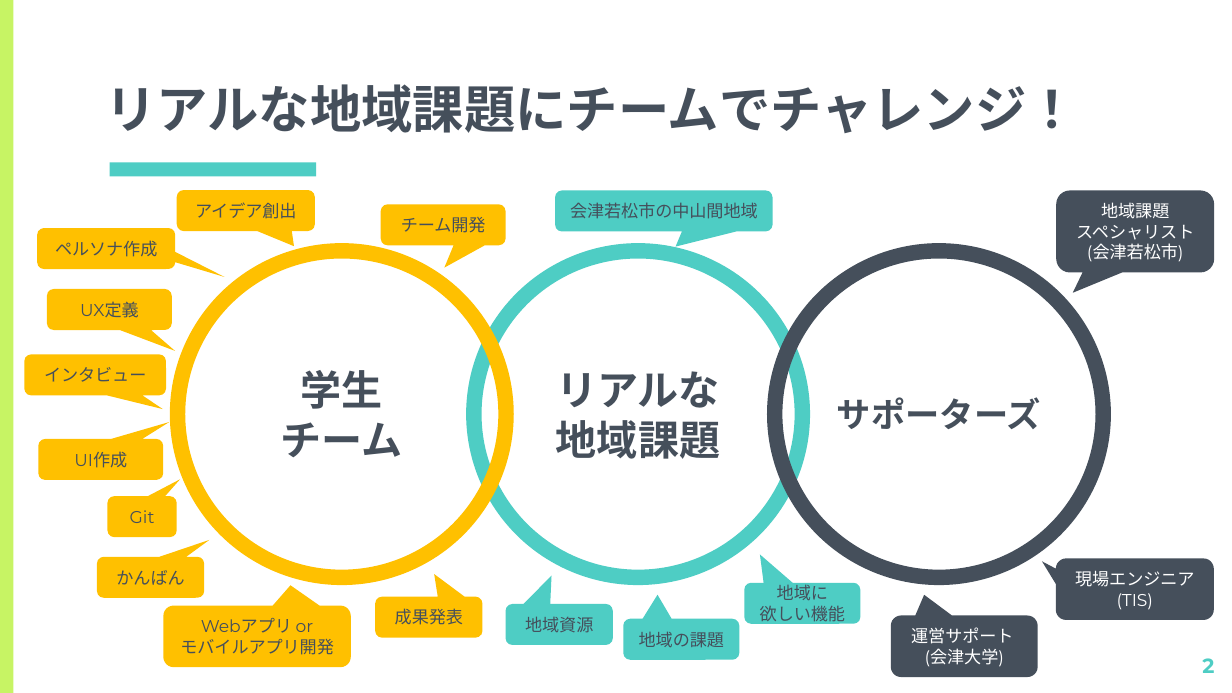
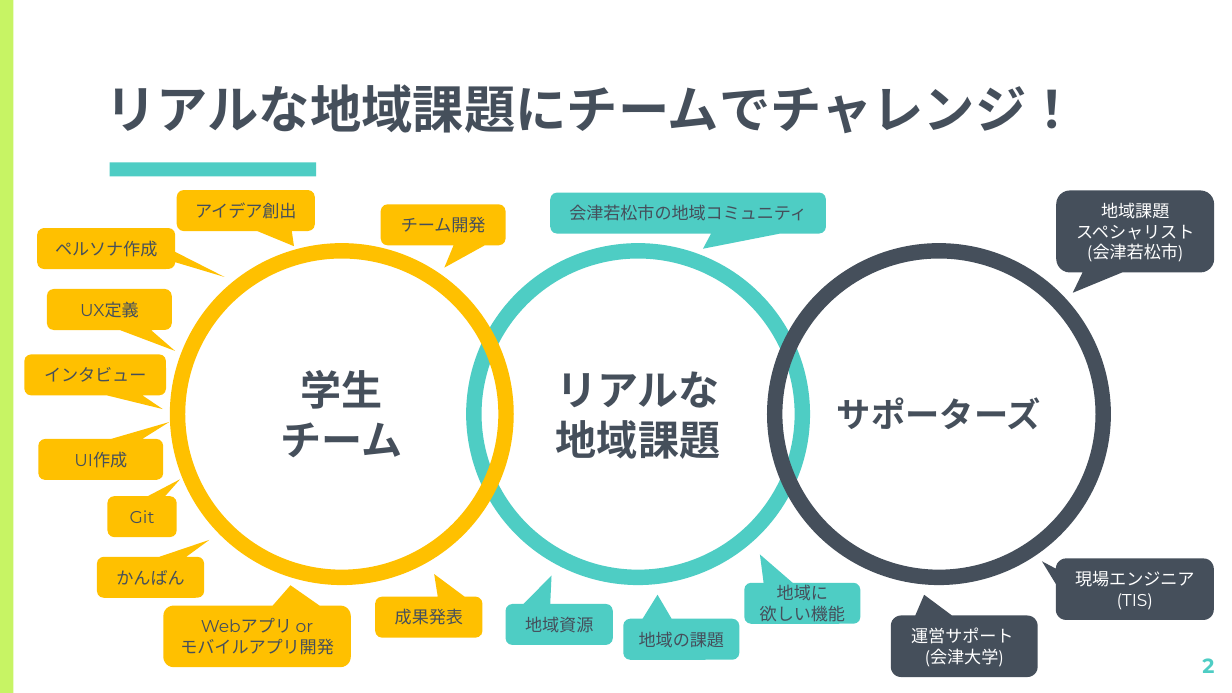
Before and after one commit to kiyohome/wacchi, a slide deck: slide 2 of 2021/ITで地域課題を解決しよう.pptx. Drawn at 1232x693 pixels with LibreOffice and Linux fonts; fonts in the diff are those of the drawing. Boxes give left, top, right and bottom in pixels: in the first picture for what was removed or moved away, otherwise in the second. Text is boxed around its words. In the diff, an @@ line names an element or a change of style, - is before the commit and + after.

Commit message:
21年度の会津大向け勉強会資料の追加

```diff
--- a/2021/ITで地域課題を解決しよう.pptx
+++ b/2021/ITで地域課題を解決しよう.pptx
@@ rounded speech box "会津若松市の地域コミュニティ" resized from (x1=556, y1=191, x2=774, y2=232) to (x1=551, y1=192, x2=827, y2=233) @@
@@ text in rounded speech box at (x1=569, y1=204, x2=807, y2=221): text changed @@
-会津若松市の中山間地域
+会津若松市の地域コミュニティ
```
Also in this commit, not shown: 2 other slides changed, 1 other file.
